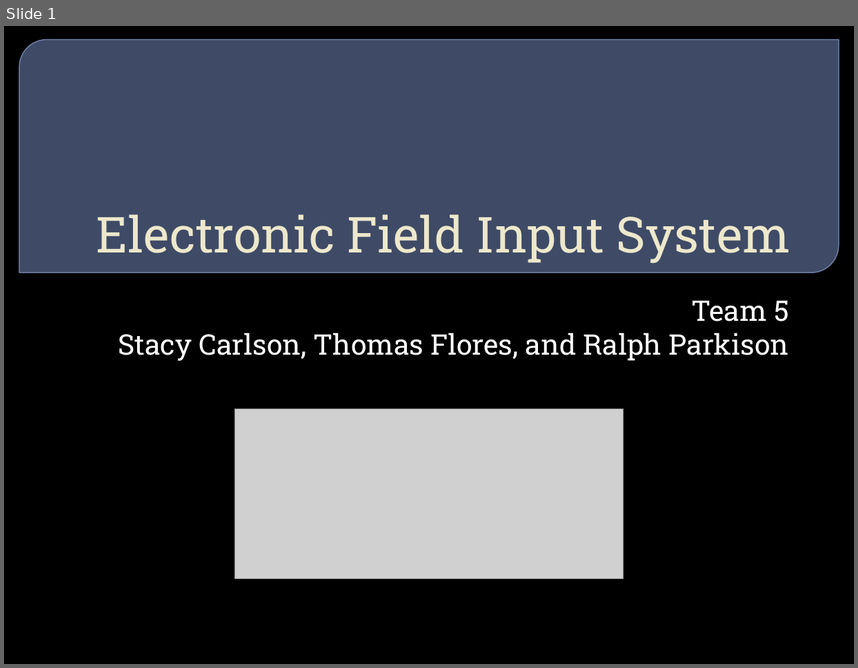
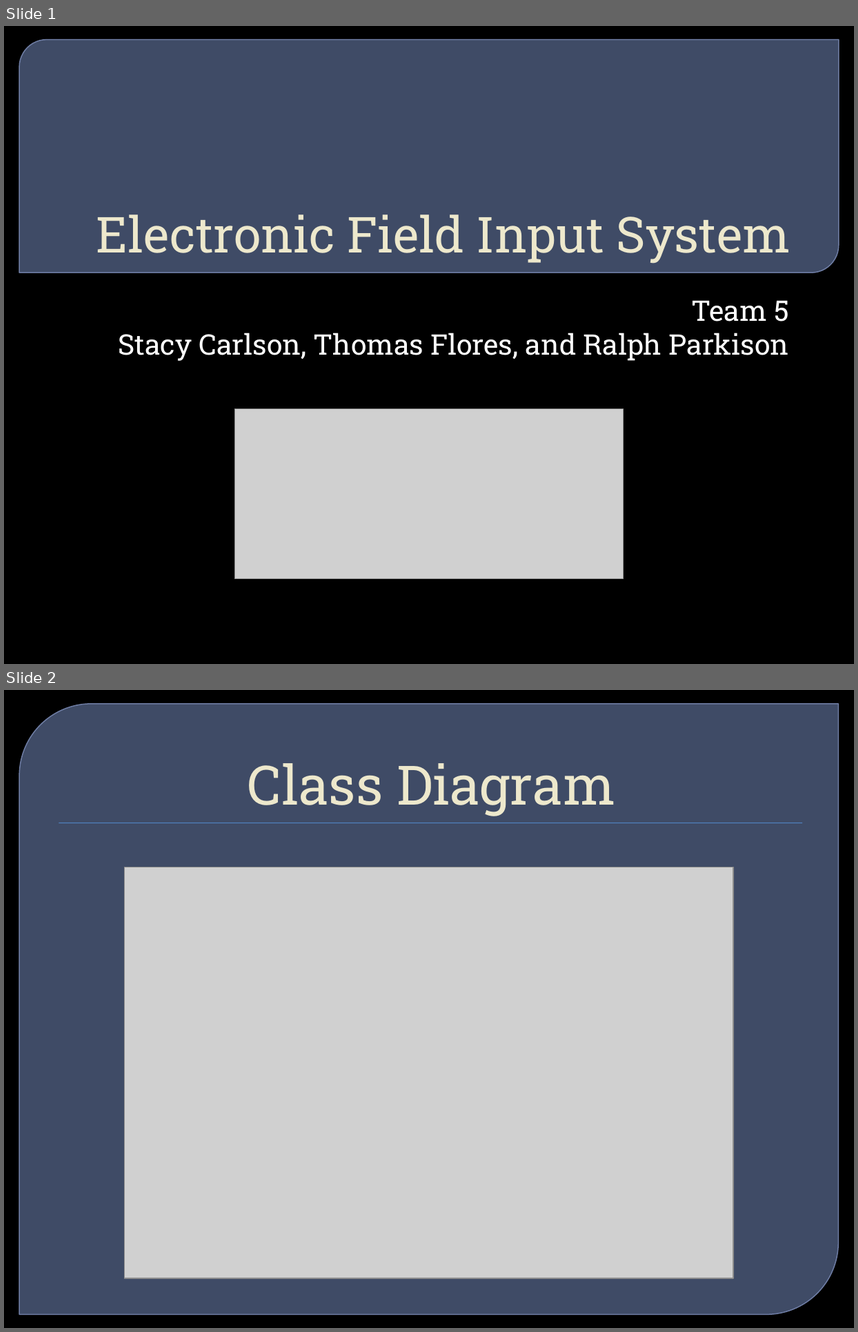
Before and after one commit to ameindygogirl/FishSeniorProject, a slide deck: Briefings/Briefing5.pptx. Shown one above the other, each under a label of ours: slide 1 before the commit, slides 1 and 2 after it. The pictures are 858x668 and 858x1332 pixels, drawn with LibreOffice and Linux fonts; fonts in the diff are those of the drawing; grey boxes stand for pictures; background and template pictures are left out. Boxes give left, top, right and bottom in pixels: in the first picture for what was removed or moved away, otherwise in the second. Text is boxed around its words. In the diff, an @@ line names an element or a change of style, - is before the commit and + after.

Commit message:
Updated Briefing 5
*Added class diagram

```diff
--- a/Briefings/Briefing5.pptx
+++ b/Briefings/Briefing5.pptx
@@ slide 2 added at (4, 690, 854, 1328), background picture (left out) @@
@@ round diag rect added at (19, 704, 839, 1314), fill #63759D at 65% opacity, outline #7989B3 0.87 pt @@
@@ title added at (248, 763, 615, 816), 46 pt, text #EDE8CE @@
+Class Diagram
@@ rectangle added at (59, 822, 802, 823), fill #4F81BD @@
@@ picture added at (125, 867, 733, 1277) @@
```
Also in this commit, not shown: 1 other slide added.
